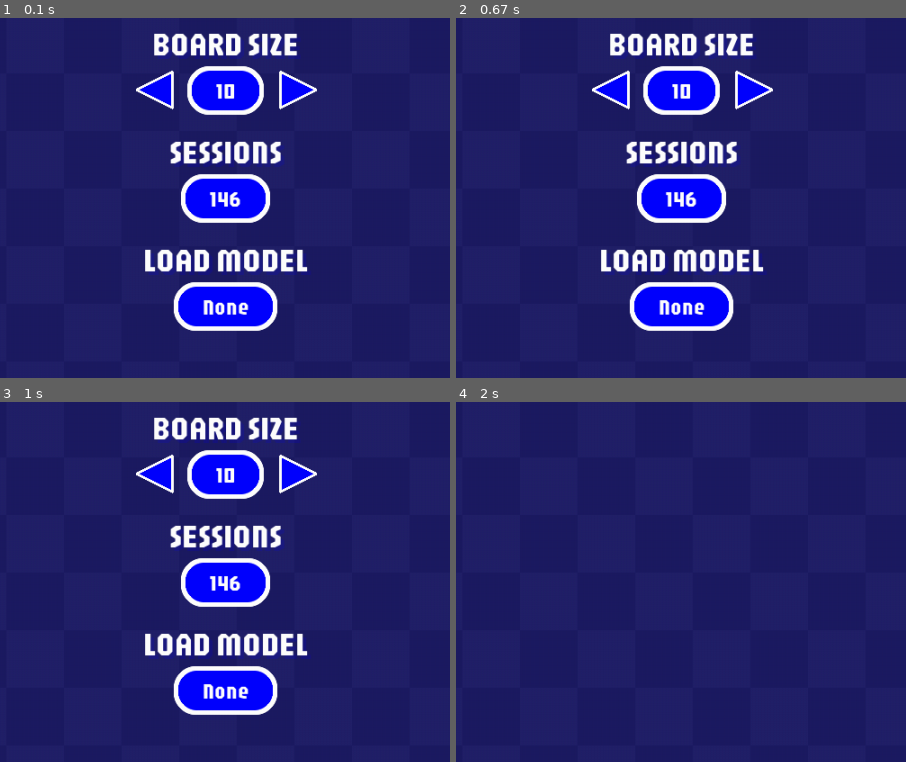
Above: before the commit, frames 1-4 (two rows, left to right).
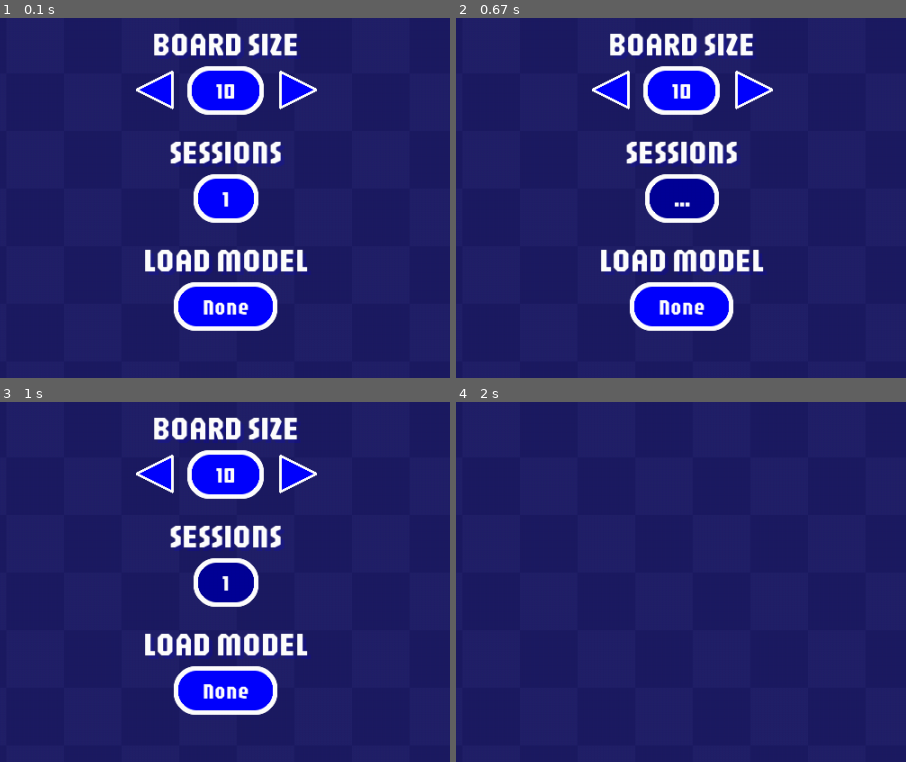
Above: after the commit, the same moments.

Repository: DevJ2K/snakeAI
Game: pygame game, started from srcs/Window.py
Two runs of this game, one before a commit and one after it. Both use one fixed random seed, a clock stepped at 60 frames per second and the inputs below.
Inputs (mouse positions are % of the whole screen's width and height, from its top left):
- Up to frame 1 (0.1 s): no input
- Up to frame 2 (0.67 s): click (50, 50) at 0.38 s
- Up to frame 3 (1 s): tap Enter at 0.67 s
- Up to frame 4 (2 s): click "START" at 1.05 s; click "VISUALIZATION" at 1.38 s
The pictures show only the part of the screen within x 25-75%, y 24-74%; the shares and areas given below are measured in that part.

The runs differ from the first frame. In frame 1, 1.3% of the frame differs, in the area x 40-61%, y 43-57%; in frame 2, 2.2%; in frame 3, 2.3%; in frame 4, nothing differs.

Commit message:
✅ : Edit sessions number reactive...

Diff:
--- a/srcs/Training.py
+++ b/srcs/Training.py
@@ -6,13 +6,13 @@
     def __init__(
         self,
         board_size: int = 10,
-        sessions: int = 1,
+        sessions_number: int = 1,
         model: str = None,
         learn: bool = False
     ) -> None:
 
         self.board_size: int = board_size
-        self.sessions: int = sessions
+        self.sessions_number: int = sessions_number
         self.model: str = model
         self.learn: bool = learn
 
--- a/srcs/Window.py
+++ b/srcs/Window.py
@@ -31,7 +31,7 @@
         self.ROOT_PATH = ROOT_PATH
         self.SCREEN_WIDTH = size[0]
         self.SCREEN_HEIGHT = size[1]
-
+        self.MAX_SESSIONS = 9999
         # print(platform.system())
         if platform.system() == "Darwin":
             self.tk = Tk()
@@ -59,7 +59,7 @@
         self.menu = "COMPUTOR_TRAINING_SETTINGS"
 
         self.snake = Snake(size=10, snake_length=3)
-        self.training = Training(board_size=10, sessions=3, model=None, learn=False)
+        self.training = Training(board_size=10, sessions_number=1, model=None, learn=False)
         self.max_len = self.snake.max_snake_length
 
         self.next_direction = None
@@ -68,6 +68,9 @@
         # Window Interface Handling
         self.buttons = []
         self.triangle_buttons = []
+
+        self.is_editing_session_num: bool = False
+        self.session_num_display: str = str(self.training.sessions_number)
 
     def get_font(self, size: int) -> pygame.font.Font:
         return pygame.font.Font(os.path.join(self.ROOT_PATH, self.font), size)
@@ -140,6 +143,38 @@
         if self.snake.is_running is False:
             self.snake.is_running = True
             self.snake.start_timer()
+
+    def handle_session_typing(self, key):
+        if key == pygame.K_ESCAPE or key == pygame.K_RETURN:
+            self.is_editing_session_num = False
+            if self.session_num_display == "...":
+                self.session_num_display = "1"
+            self.training.sessions_number = int(self.session_num_display)
+
+        if key == pygame.K_BACKSPACE:
+            if self.session_num_display == "...":
+                return
+            new_number = int(self.session_num_display) // 10
+            if new_number <= 0:
+                self.session_num_display = "..."
+            else:
+                self.session_num_display = str(new_number)
+
+        if 48 <= key and key <= 57:
+            number = int(chr(key))
+            if self.session_num_display == "...":
+                if number != 0:
+                    self.session_num_display = str(number)
+            else:
+                new_number = int(self.session_num_display) * 10 + number
+                # print(int(self.session_num_display) * 10, number)
+                if new_number >= self.MAX_SESSIONS:
+                    new_number = self.MAX_SESSIONS
+                    self.session_num_display = str(new_number)
+                elif new_number <= 0:
+                    self.session_num_display = "..."
+                else:
+                    self.session_num_display = str(new_number)
 
     def launch(self):
         self.run = True
@@ -155,14 +190,19 @@
                 if event.type == pygame.QUIT:
                     self.exit_window()
                 if event.type == pygame.KEYDOWN:
-                    if event.key == pygame.K_ESCAPE:
+                    if event.key == pygame.K_ESCAPE and self.is_editing_session_num is False:
                         self.exit_window()
                     if self.menu == "GAME_INTERFACE":
                         self.handle_gamekey(event.key)
+                    if self.is_editing_session_num is True:
+                        self.handle_session_typing(event.key)
 
                 if event.type == pygame.MOUSEBUTTONDOWN:
                     if event.button == 1:
-                        onclick = True
+                        if self.is_editing_session_num == True:
+                            self.handle_session_typing(pygame.K_ESCAPE)
+                        else:
+                            onclick = True
 
             if self.menu == "GAME_INTERFACE":
                 self.handle_gameloop()
@@ -354,6 +394,10 @@
         else:
             self.training.board_size += 2
 
+    def edit_sessions_number(self):
+        self.is_editing_session_num = True
+        self.session_num_display = "..."
+
 if __name__ == "__main__":
     window = Window(title="SnakeAI", size=(1000, 800))
     window.launch()
--- a/srcs/window/window_menu.py
+++ b/srcs/window/window_menu.py
@@ -214,16 +214,20 @@
         },
         font=font_text
     )
+    if window.is_editing_session_num:
+        bg_default = window.theme['btn-hover']
+    else:
+        bg_default = window.theme['btn']
     add_button(
         window=window,
         y=window.SCREEN_HEIGHT / 2 - 20,
-        text="146",
-        bg_default=window.theme['btn'],
-        bg_hover=window.theme['btn-hover'],
-        func=None,
-        func_params="Session number",
+        text=window.session_num_display,
+        bg_default=bg_default,
+        bg_hover=window.theme['btn-hover'],
+        func=window.edit_sessions_number,
+        func_params=None,
         font=window.fontText,
-        border_radius=24
+        border_radius=24,
     )
 
     add_text(
